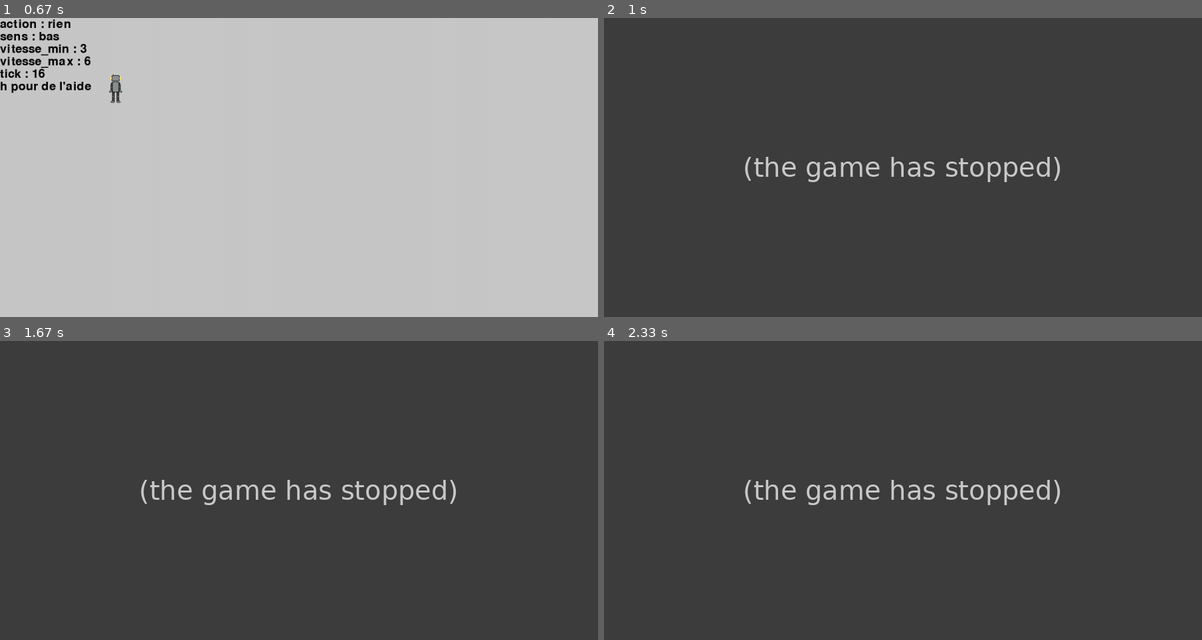
Above: before the commit, frames 1-4 (two rows, left to right).
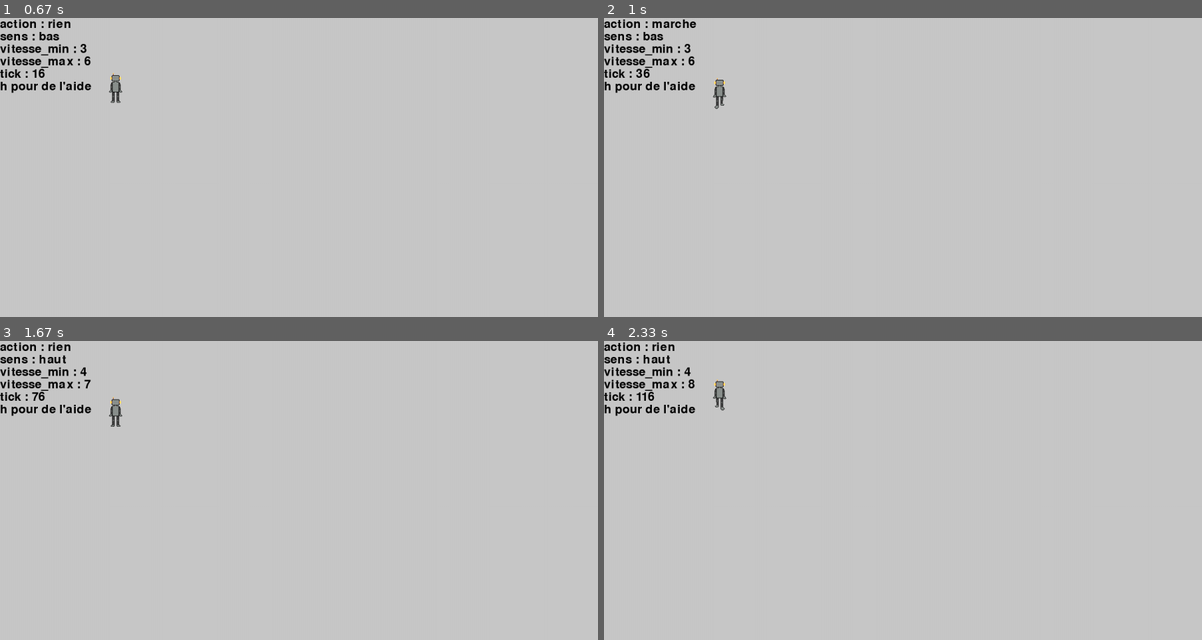
Above: after the commit, the same moments.

Repository: artieur262/Roborancon
Game: pygame game, started from main.py
The game is run twice, just before and just after one commit, with the same random seed, the same clock (stepped at 60 frames per second) and the same inputs.
Inputs (mouse positions are in pixels of both pictures, inside the frame that each line leads up to):
- Up to frame 1 (0.67 s): click (299, 137) at 0.38 s
- Up to frame 2 (1 s): tap Space at 0.67 s
- Up to frame 3 (1.67 s): hold Right 1-1.47 s; move the mouse to (304, 508) at 1.03 s; tap Space at 1.07, 1.37, 1.57 s; tap S at 1.15 s; hold Up from 1.5 s (still down); move the mouse to (358, 556) at 1.53 s
- Up to frame 4 (2.33 s): release Up at 1.8 s; hold Right 1.83-2.3 s; move the mouse to (717, 559) at 1.87 s; tap Space at 1.9, 2.2 s; tap Shift at 1.98 s

Frame 1 is identical in both runs. In frame 2, 99% of the frame differs, in the area x 0-100%, y 0-100%; in frame 3, 99%; in frame 4, 99%.
Error before the commit: TypeError: Playeur.marche() missing 1 required positional argument: 'tick' (teste5.py line 70); the game stopped at 0.67 s (later frames are placeholders)

Commit message:
correction de bug

Diff:
--- a/teste5.py
+++ b/teste5.py
@@ -67,10 +67,10 @@
         playeur.actualise_animation(tick)
         if action == "marche":
             playeur.action = "marche"
-            playeur.marche(sens,tick)
+            playeur.marche(sens,[],tick)
         if action == "courir":
             playeur.action = "courir"
-            playeur.courir(sens,tick)
+            playeur.courir(sens,[],tick)
         if playeur.get_pos()[1] > screen.get_height():
             playeur.set_pos((200, -playeur.get_size()[1]))
         if playeur.get_pos()[1] < -playeur.get_size()[1]:
